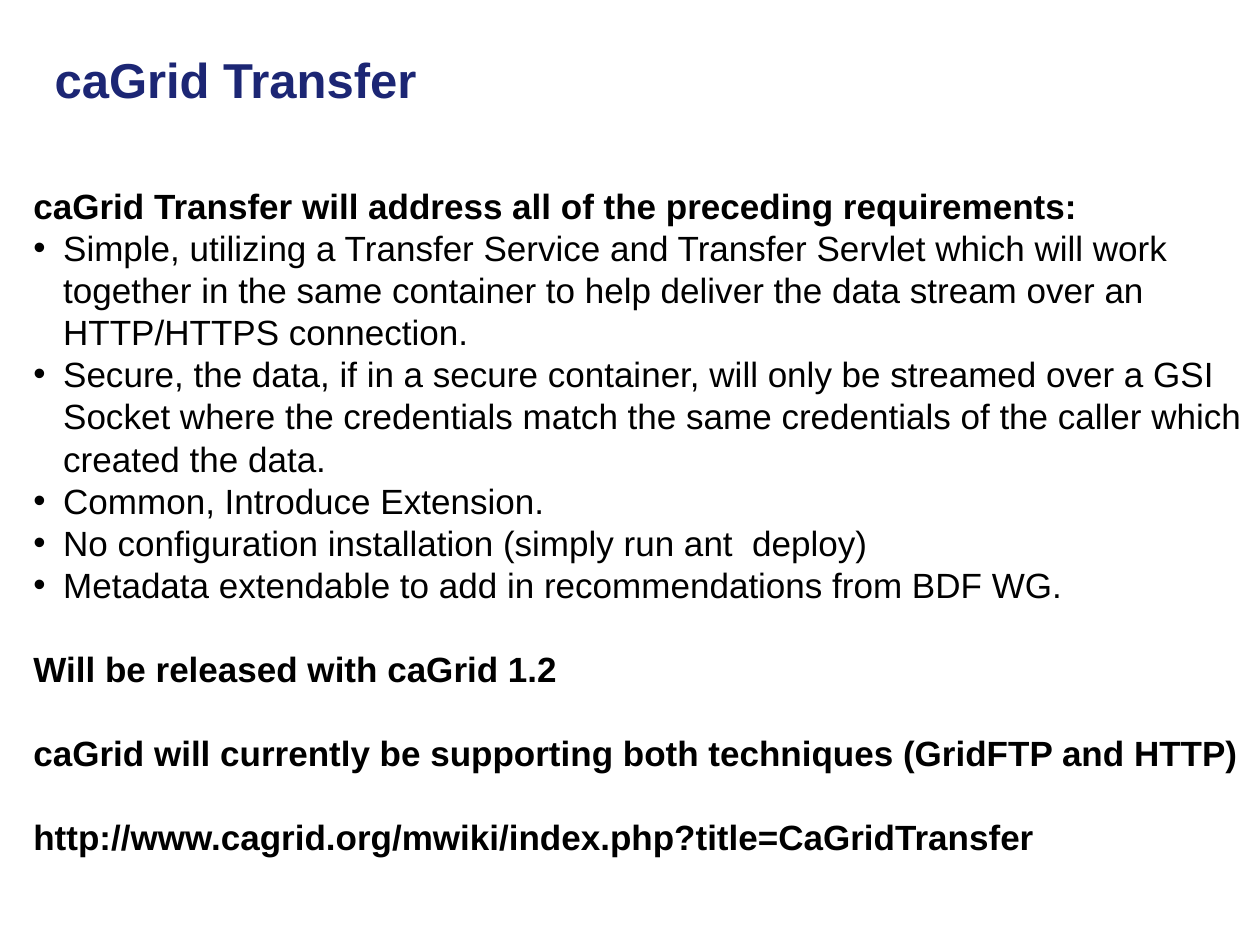
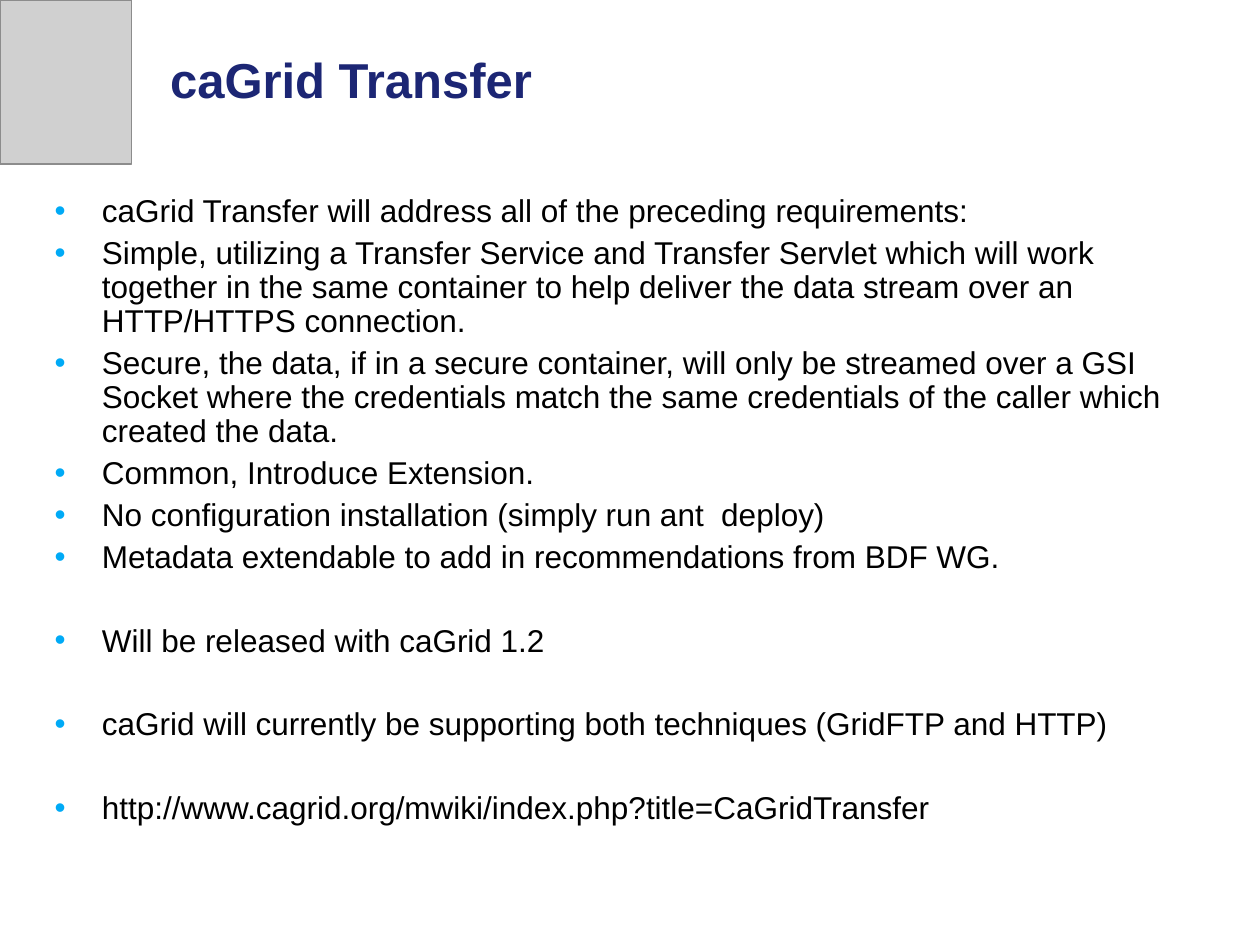
Before and after one commit to NCIP/cagrid-portal, a slide deck: slide 9 of cagrid-1-0/Documentation/presentations/200801_VCDE_ARCH/20080128_30_F2F_HTP.ppt. Drawn at 1260x945 pixels with LibreOffice and Linux fonts; fonts in the diff are those of the drawing; grey boxes stand for pictures; background and template pictures are left out. Boxes give left, top, right and bottom in pixels: in the first picture for what was removed or moved away, otherwise in the second. Text is boxed around its words. In the diff, an @@ line names an element or a change of style, - is before the commit and + after.

```diff
--- a/cagrid-1-0/Documentation/presentations/200801_VCDE_ARCH/20080128_30_F2F_HTP.ppt
+++ b/cagrid-1-0/Documentation/presentations/200801_VCDE_ARCH/20080128_30_F2F_HTP.ppt
@@ picture added at box(0, 0, 131, 164) @@
@@ title "caGrid Transfer": place and size @@
-title "caGrid Transfer" at box(55, 62, 416, 99)
+title "caGrid Transfer" at box(170, 62, 532, 99)
@@ text "caGrid Transfer will address all ...": place and size @@
-text "caGrid Transfer will address all ..." at box(33, 193, 1241, 856)
+text "caGrid Transfer will address all ..." at box(102, 199, 1160, 825)
@@ text "caGrid Transfer will address all ..." at box(102, 199, 1160, 825): size 20 to 18 pt; bold off in "caGrid Transfer will address all of the ...", "Will be released with caGrid 1.2", "caGrid will currently be supporting both techniques ...", "http://www.cagrid.org/mwiki/index.php?title=CaGridTransfer"; bullet none to •; line spacing 1 to 0.9; more space between paragraphs; indent changed; bullet colour #000000 to #00AAF6 @@
```
Also in this commit, not shown: 6 other slides changed, 1 slide removed.
